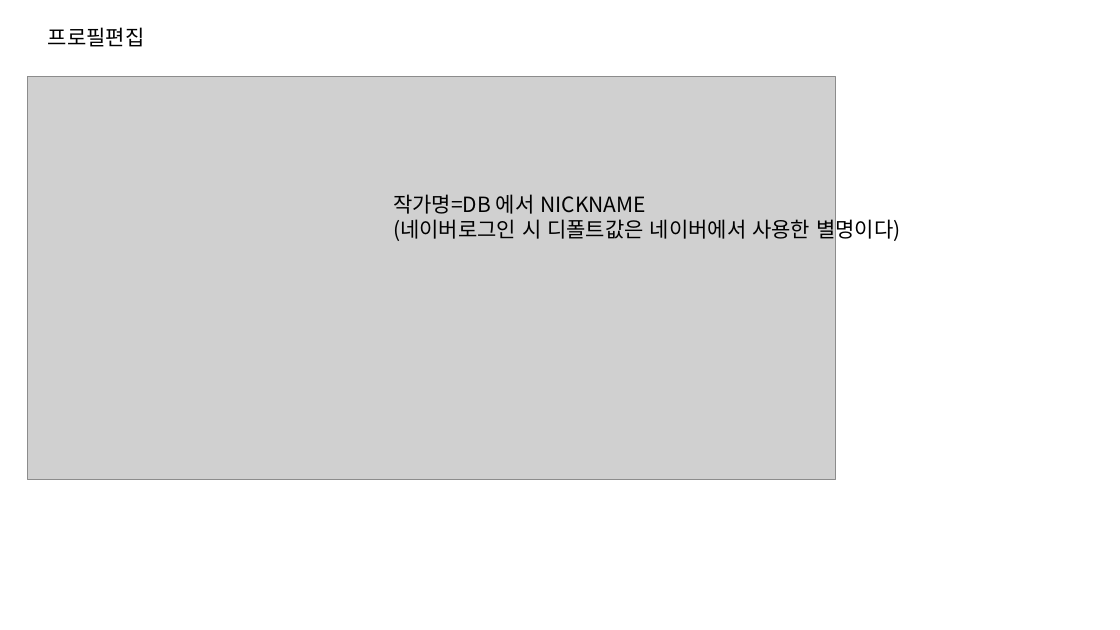
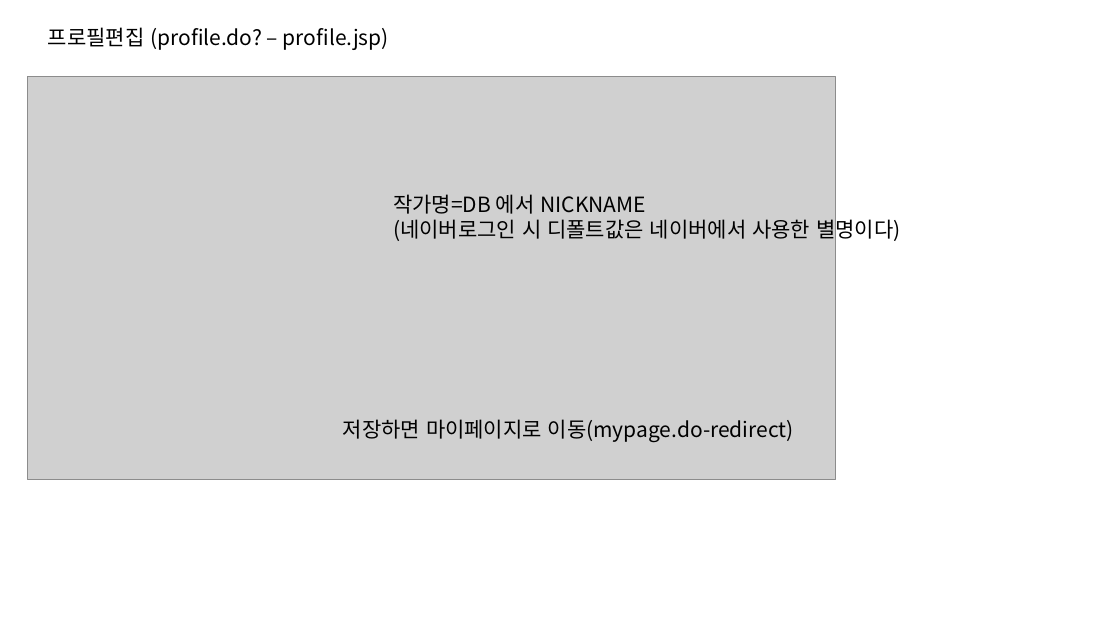
Before and after one commit to mobin1015/DOSIRAK, a slide deck: slide 4 of 브런치스토리_스토리보드.pptx (slide 7 before the commit). Drawn at 1120x630 pixels with LibreOffice and Linux fonts; fonts in the diff are those of the drawing; grey boxes stand for pictures. Boxes give left, top, right and bottom in pixels: in the first picture for what was removed or moved away, otherwise in the second. Text is boxed around its words. In the diff, an @@ line names an element or a change of style, - is before the commit and + after.

```diff
--- a/브런치스토리_스토리보드.pptx
+++ b/브런치스토리_스토리보드.pptx
@@ text at (48,27,389,50): text changed @@
-프로필편집
+프로필편집 (profile.do? – profile.jsp)
@@ text added at (343,419,794,442), 18 pt, text #000000 @@
+저장하면 마이페이지로 이동(mypage.do-redirect)
```
Also in this commit, not shown: 8 other slides changed.
